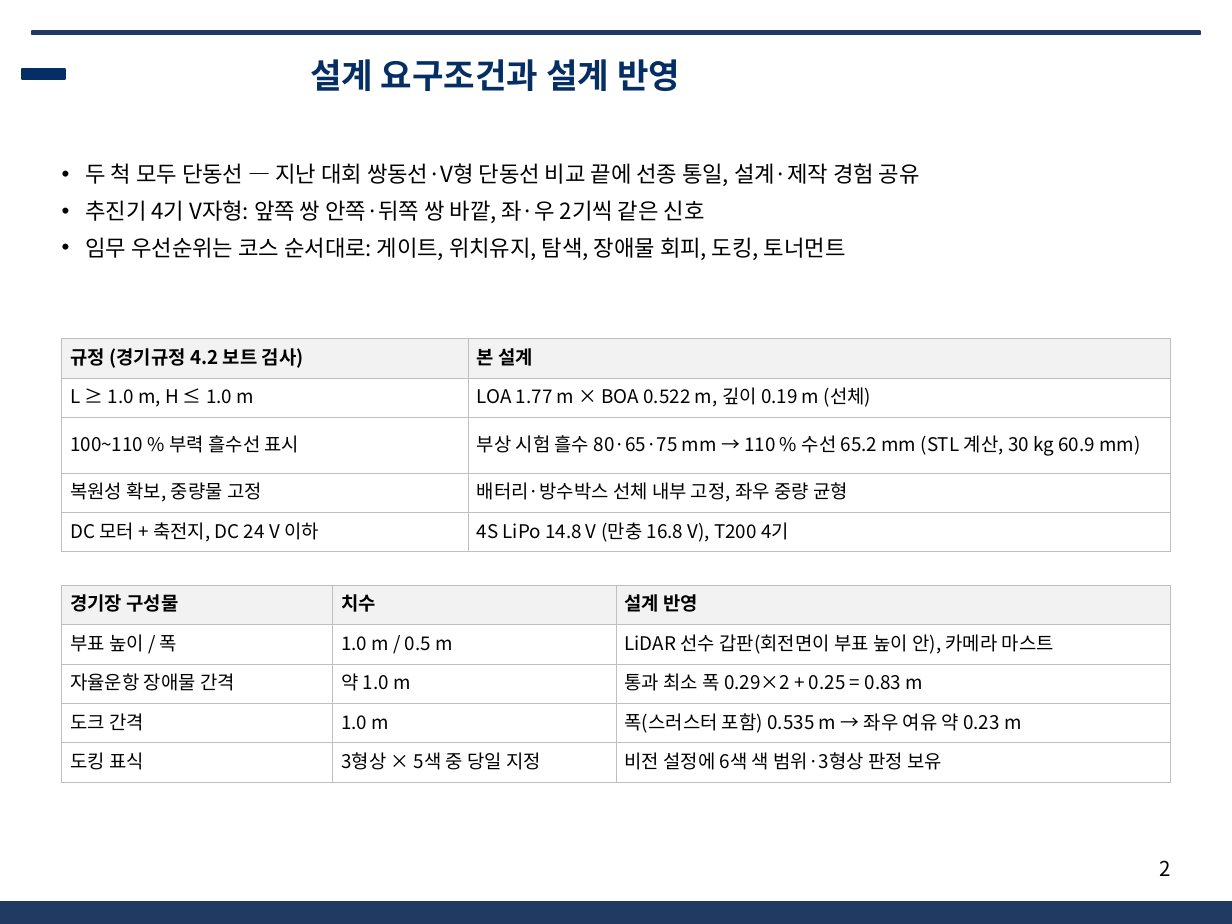
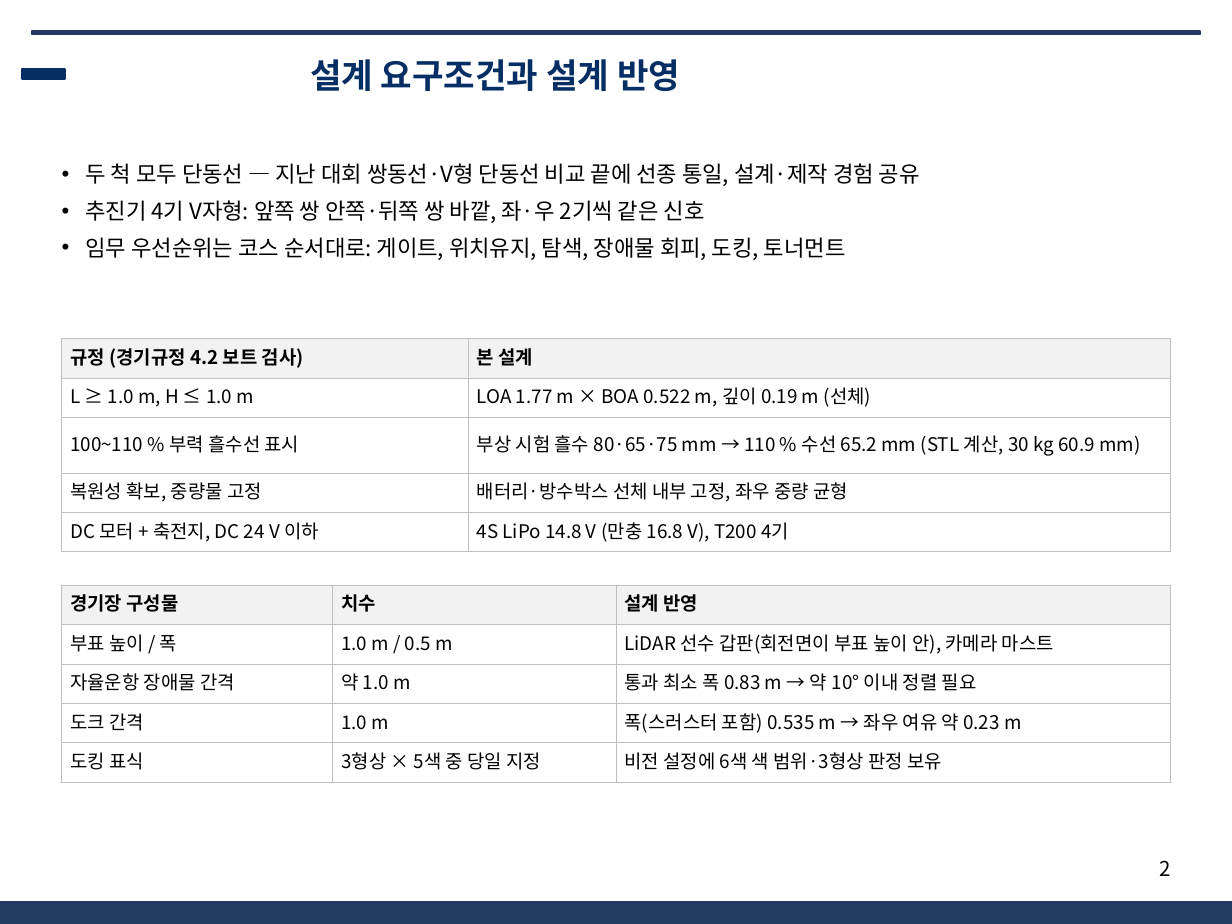
Before and after one commit to unmatsutake377-rgb/ros2_ws, a slide deck: slide 2 of docs/전달용/보고서_분담/발표자료_SSF_B.pptx. Drawn at 1232x924 pixels with LibreOffice and Linux fonts; fonts in the diff are those of the drawing; background and template pictures are left out. Boxes give left, top, right and bottom in pixels: in the first picture for what was removed or moved away, otherwise in the second. Text is boxed around its words. In the diff, an @@ line names an element or a change of style, - is before the commit and + after.

```diff
--- a/docs/전달용/보고서_분담/발표자료_SSF_B.pptx
+++ b/docs/전달용/보고서_분담/발표자료_SSF_B.pptx
@@ table at <box>62,585,1170,774</box> @@
-row 3, column 3: 통과 최소 폭 0.29×2 + 0.25 = 0.83 m
+row 3, column 3: 통과 최소 폭 0.83 m → 약 10° 이내 정렬 필요
```
Also in this commit, not shown: 5 other slides changed, 5 other files.
